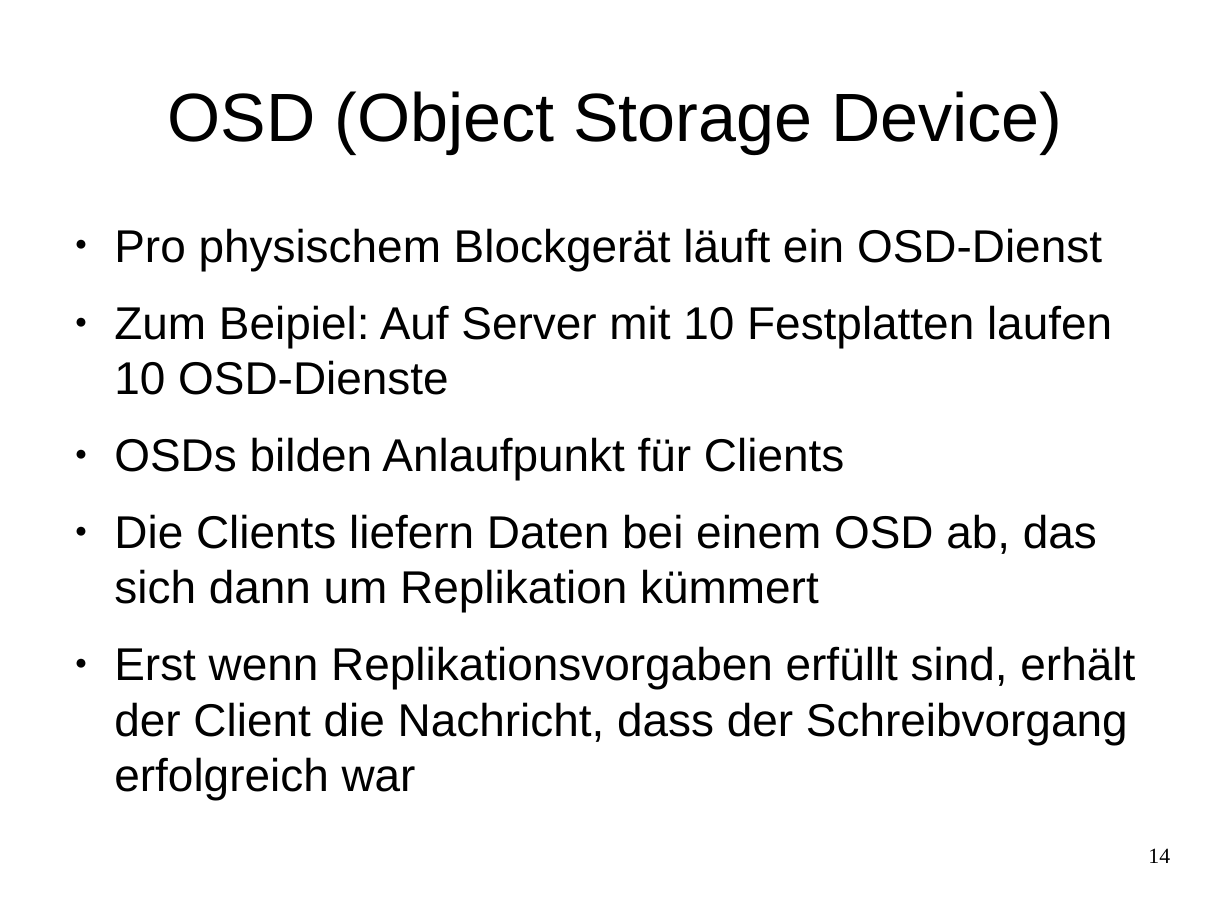
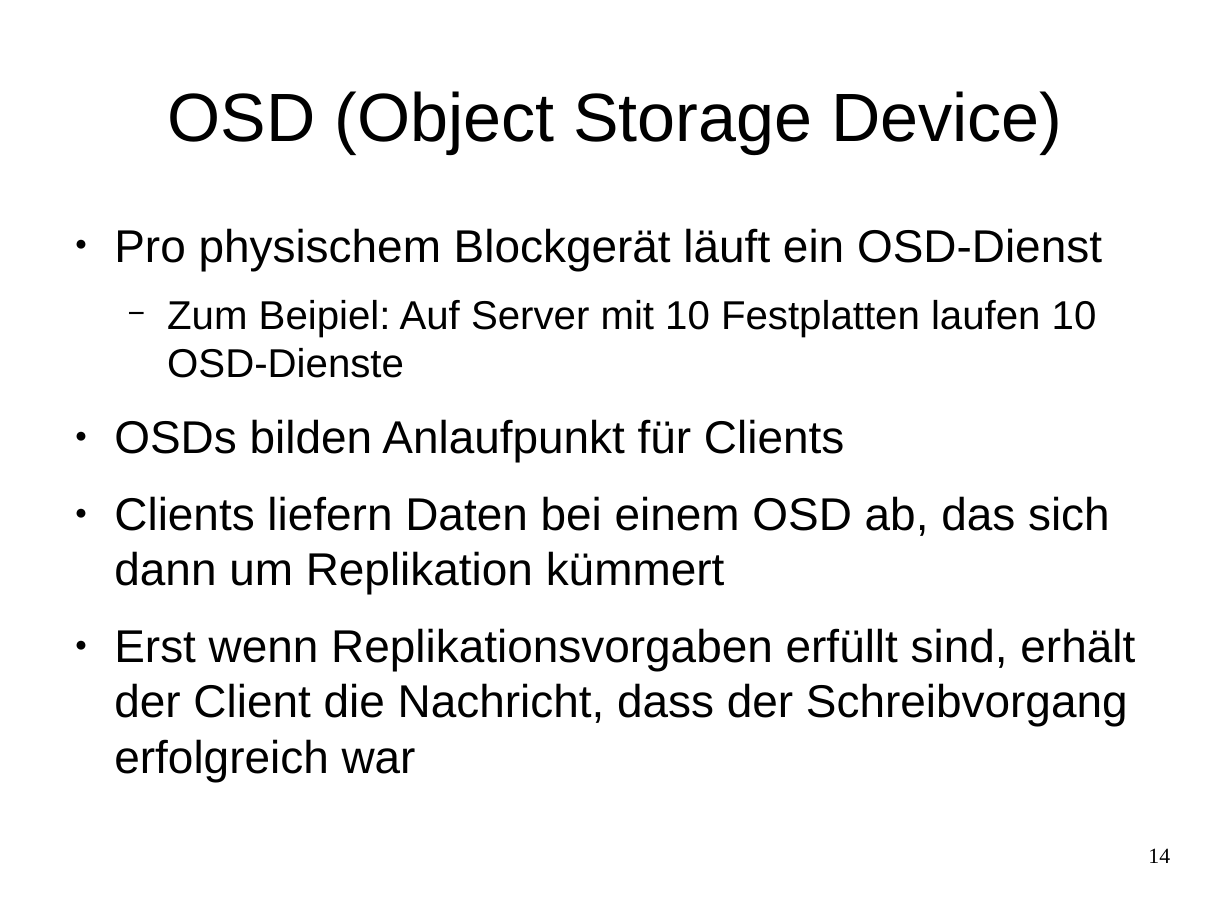
Before and after one commit to celentanos/inora, a slide deck: slide 14 of inora_vortrag_M.odp. Drawn at 1232x924 pixels with LibreOffice and Linux fonts; fonts in the diff are those of the drawing. Boxes give left, top, right and bottom in pixels: in the first picture for what was removed or moved away, otherwise in the second. Text is boxed around its words. In the diff, an @@ line names an element or a change of style, - is before the commit and + after.

```diff
--- a/inora_vortrag_M.odp
+++ b/inora_vortrag_M.odp
@@ text at [167, 300, 1097, 378]: size 29.6 to 25.9 pt in "Zum Beipiel: Auf Server mit 10 Festplatten ..."; bullet ● to −; list level 1 to 2 in "Zum Beipiel: Auf Server mit ..." @@
@@ text at [114, 496, 1110, 594]: text changed @@
-● Die Clients liefern Daten bei einem OSD ab, das sich dann um Replikation kümmert
+● Clients liefern Daten bei einem OSD ab, das sich dann um Replikation kümmert
```
Also in this commit, not shown: 6 other slides changed, 2 other files.
